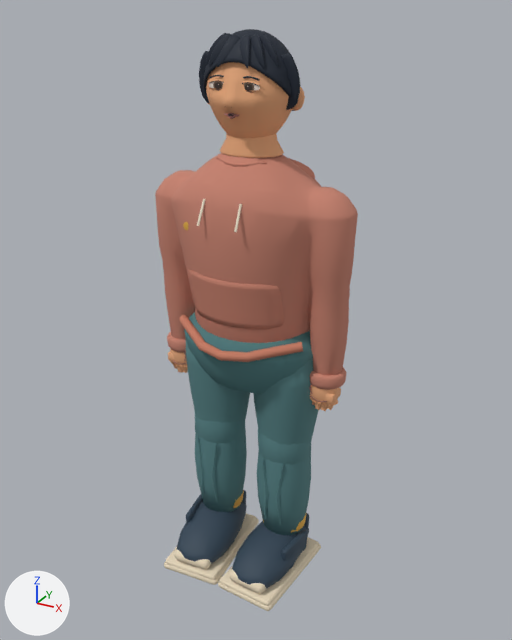
Before and after pictures for a commit that changed the Blender file models/atrium/residents/tang.blend.
Camera for both pictures: a camera (50 mm lens) standing at (0.946, -1.695, 1.692) and looking at (0.023, -0.017, 0.853). Every picture has the same lights, and +X, +Y and +Z are marked at lower left. The picture after the commit comes second.

Before the edit, the objects in view are built like this:
```python
ob_head = bpy.data.objects.new('Head', me_sphere)
ob_head.parent = ob_headpivot
ob_head.location = (0.0, 0.0, 0.0)
ob_neck = bpy.data.objects.new('Neck', me_neckmesh)
ob_neck.parent = ob_visualroot
ob_neck.location = (0.0, 0.0, 0.0)
ob_skinnedarticulationcore = bpy.data.objects.new('SkinnedArticulationCore', me_skinnedarticulationcoremesh)
ob_skinnedarticulationcore.location = (0.0, 0.0, 0.0)
ob_skinnedarticulationdetail = bpy.data.objects.new('SkinnedArticulationDetail', me_skinnedarticulationdetailmesh)
ob_skinnedarticulationdetail.location = (0.0, 0.0, 0.0)
# also in view: 'Kangaroo fabric pocket' at (0.0, -0.126, 0.95); 'Ribbed lower hem' at (0.0, -0.124, 0.815); 'Hair continuous scalp' at (-0.002, 0.007, 1.542); 'TrouserSeat' at (0.0, 0.003, 0.753)
```
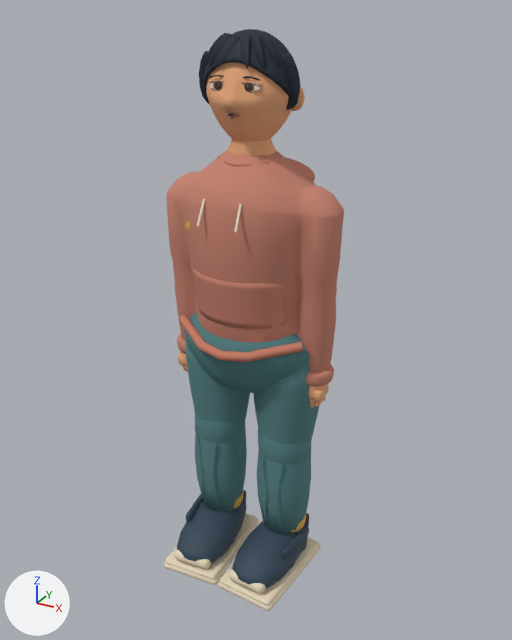
What differs and where, as boxes (x1, y1, x2, y2) in the pictures (512 x 640 px; the box of a moved part takes in the faces that stretch with it):
'SkinnedArticulationCore', reshaped (11% narrower)
    before: (155, 153, 358, 611)
    after: (164, 150, 344, 611)
'SkinnedArticulationDetail', reshaped (12% narrower)
    before: (163, 262, 350, 525)
    after: (173, 265, 337, 525)
'Neck', rescaled
    before: (220, 134, 284, 158)
    after: (227, 139, 276, 156)
part 2 of me_skinnedarticulationdetailmesh, moved or reshaped (mostly hidden)
    before: (163, 262, 183, 273)
    after: (173, 265, 185, 275)
part 3 of me_skinnedarticulationdetailmesh, moved or reshaped
    before: (312, 287, 350, 306)
    after: (305, 284, 337, 303)
part 4 of me_skinnedarticulationcoremesh, moved or reshaped
    before: (167, 332, 186, 353)
    after: (177, 334, 186, 354)
part 5 of me_skinnedarticulationcoremesh, moved or reshaped (mostly hidden)
    before: (170, 348, 187, 367)
    after: (180, 351, 188, 369)
part 6 of me_skinnedarticulationcoremesh, moved or reshaped
    before: (168, 352, 187, 366)
    after: (178, 354, 188, 368)
part 7 of me_skinnedarticulationcoremesh, moved or reshaped
    before: (310, 368, 346, 390)
    after: (306, 364, 334, 386)
part 8 of me_skinnedarticulationcoremesh, moved or reshaped
    before: (320, 404, 327, 411)
    after: (310, 401, 315, 408)
part 9 of me_skinnedarticulationcoremesh, moved or reshaped
    before: (327, 403, 334, 410)
    after: (314, 400, 322, 407)
part 10 of me_skinnedarticulationcoremesh, moved or reshaped
    before: (311, 385, 340, 406)
    after: (309, 385, 327, 402)
part 11 of me_skinnedarticulationcoremesh, moved or reshaped
    before: (310, 388, 341, 405)
    after: (309, 385, 329, 402)
part 12 of me_skinnedarticulationcoremesh, moved or reshaped
    before: (155, 153, 358, 375)
    after: (166, 150, 344, 372)

Edits to the bpy script that builds the scene:
```text
Change me_neckmesh:
    used by ob_neck; parent = ob_visualroot; location = (0.0, 0.0, 0.0)
    remove me_neckmesh.from_pydata(...)  # 66 vertices, 80 faces; spans x -0.092..0.092, y -0.074..0.078, z 1.335..1.465
    add me_neckmesh.from_pydata(...)  # 66 vertices, 80 faces; spans x -0.07..0.07, y -0.062..0.066, z 1.335..1.465
    me_neckmesh part 1: the whole mesh is scaled about its middle by (0.76, 0.84, 1)
Change me_skinnedarticulationdetailmesh:
    used by ob_skinnedarticulationdetail; location = (0.0, 0.0, 0.0)
    remove me_skinnedarticulationdetailmesh.from_pydata(...)  # 1328 vertices, 1968 faces; spans x -0.302..0.302, y -0.092..0.074, z 0.195..1.076
    add me_skinnedarticulationdetailmesh.from_pydata(...)  # 1328 vertices, 1968 faces; spans x -0.264..0.264, y -0.092..0.074, z 0.195..1.076
    me_skinnedarticulationdetailmesh part 2: the loose piece of 114 vertices spanning x -0.302..-0.191, y -0.056..0.05, z 0.914..1.076 is moved by (0.039, 0.0, 0.0)
    me_skinnedarticulationdetailmesh part 3: all 114 vertices in x 0.191..0.302, y -0.056..0.05, z 0.914..1.076 are moved by (-0.039, 0.0, 0.0)
    other edits to the shape of me_skinnedarticulationdetailmesh do not show in these pictures
Change me_skinnedarticulationcoremesh:
    used by ob_skinnedarticulationcore; location = (0.0, 0.0, 0.0)
    remove me_skinnedarticulationcoremesh.from_pydata(...)  # 6830 vertices, 13168 faces; spans x -0.309..0.309, y -0.251..0.161, z 0.002..1.34
    add me_skinnedarticulationcoremesh.from_pydata(...)  # 6830 vertices, 13168 faces; spans x -0.271..0.27, y -0.251..0.161, z 0.002..1.34
    me_skinnedarticulationcoremesh part 4: the loose piece of 242 vertices spanning x -0.305..-0.189, y -0.053..0.053, z 0.694..0.74 is moved by (0.039, 0.0, 0.0)
    me_skinnedarticulationcoremesh part 5: the loose piece of 219 vertices spanning x -0.291..-0.193, y -0.044..0.025, z 0.638..0.742 is moved by (0.039, 0.0, 0.0)
    me_skinnedarticulationcoremesh part 6: the loose piece of 110 vertices spanning x -0.29..-0.201, y -0.041..0.017, z 0.643..0.685 is moved by (0.039, 0.0, 0.0)
    me_skinnedarticulationcoremesh part 7: the loose piece of 242 vertices spanning x 0.189..0.305, y -0.053..0.053, z 0.694..0.74 is moved by (-0.039, 0.0, 0.0)
    me_skinnedarticulationcoremesh part 8: the loose piece of 205 vertices spanning x 0.238..0.271, y -0.033..0.002, z 0.613..0.676 is moved by (-0.039, 0.0, 0.0)
    me_skinnedarticulationcoremesh part 9: the loose piece of 205 vertices spanning x 0.258..0.288, y -0.034..-0.001, z 0.623..0.675 is moved by (-0.039, 0.0, 0.0)
    me_skinnedarticulationcoremesh part 10: the loose piece of 219 vertices spanning x 0.193..0.291, y -0.044..0.025, z 0.642..0.742 is moved by (-0.039, 0.0, 0.0)
    me_skinnedarticulationcoremesh part 11: the loose piece of 110 vertices spanning x 0.201..0.29, y -0.041..0.017, z 0.644..0.685 is moved by (-0.039, 0.0, 0.0)
    me_skinnedarticulationcoremesh part 12: 851 of 6830 vertices moved; they spanned x -0.309..0.309, y -0.173..0.161, z 0.705..1.34 and now span x -0.271..0.27, y -0.173..0.161, z 0.705..1.34; mean shift (-0.002, 0.0, -0.004); largest move (-0.028, -0.066, 1.336) -> (-0.224, 0.028, 0.705)
    other edits to the shape of me_skinnedarticulationcoremesh do not show in these pictures
```
